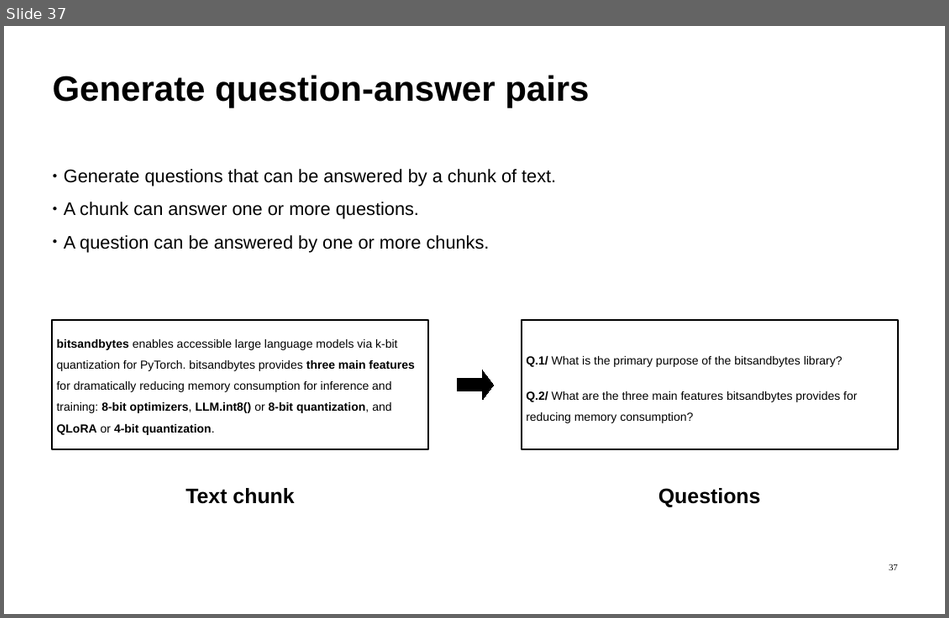
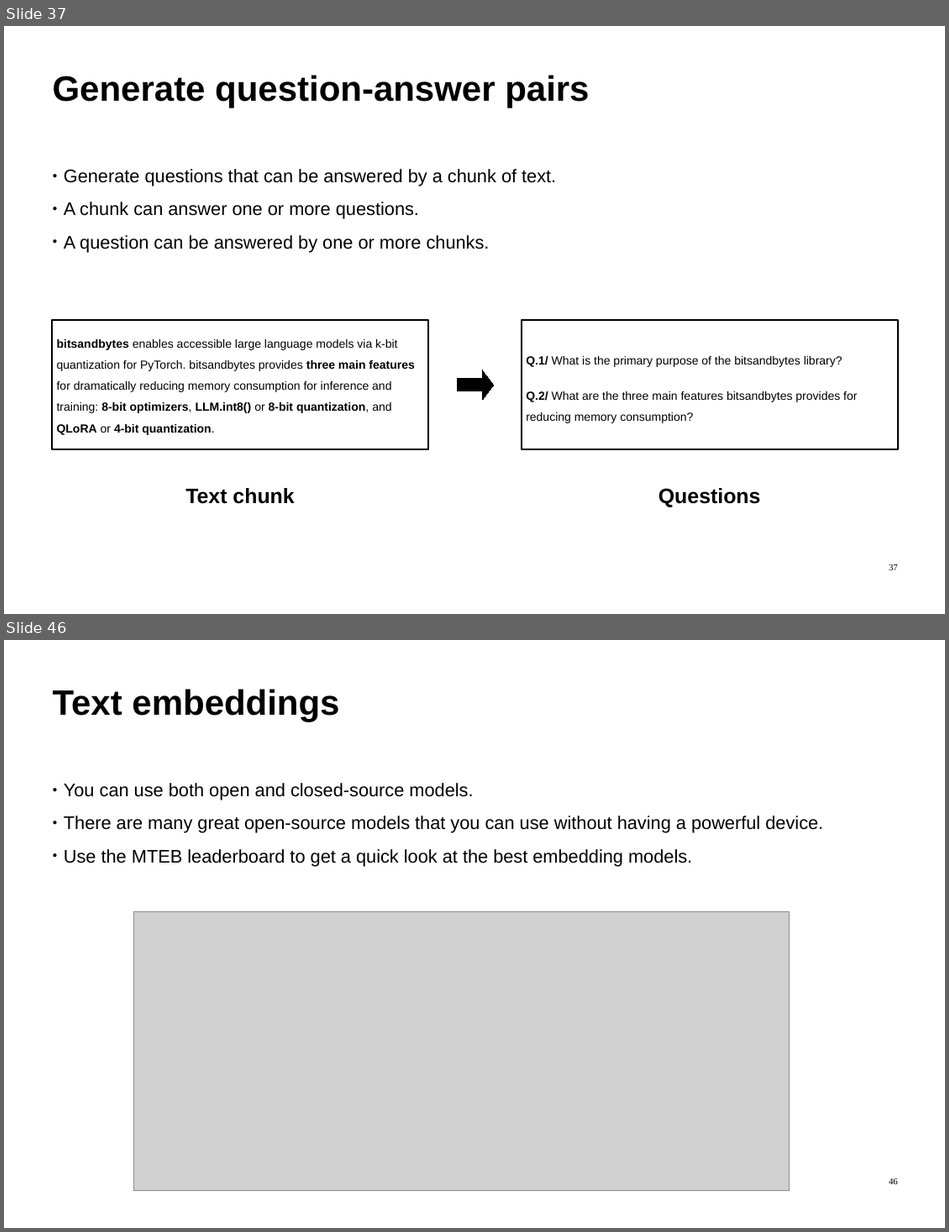
Before and after one commit to ImadSaddik/Benchmark_Embedding_Models, a slide deck: slides/benchmark_embedding_models.odp. Shown one above the other, each under a label of ours: slide 37 before the commit, slides 37 and 46 after it; the slides between them are not shown. The pictures are 949x618 and 949x1232 pixels, drawn with LibreOffice and Linux fonts; fonts in the diff are those of the drawing; grey boxes stand for pictures. Boxes give left, top, right and bottom in pixels: in the first picture for what was removed or moved away, otherwise in the second. Text is boxed around its words. In the diff, an @@ line names an element or a change of style, - is before the commit and + after.

Commit message:
Added the slides for the embedding section

```diff
--- a/slides/benchmark_embedding_models.odp
+++ b/slides/benchmark_embedding_models.odp
@@ slide 46 added at (x1=4, y1=640, x2=945, y2=1228), background #FFFFFF @@
@@ text added at (x1=53, y1=689, x2=339, y2=721), 54 pt, text #000000, bold @@
+Text embeddings
@@ text added at (x1=64, y1=783, x2=823, y2=866), 28 pt, text #000000 @@
+● You can use both open and closed-source models.
+● There are many great open-source models that you can use without having a powerful device.
+● Use the MTEB leaderboard to get a quick look at the best embedding models.
@@ picture added at (x1=134, y1=911, x2=789, y2=1190) @@
@@ page number added at (x1=889, y1=1178, x2=898, y2=1184), 14 pt, text #000000 @@
+46
```
Also in this commit, not shown: 11 other slides added, 6 other files.
